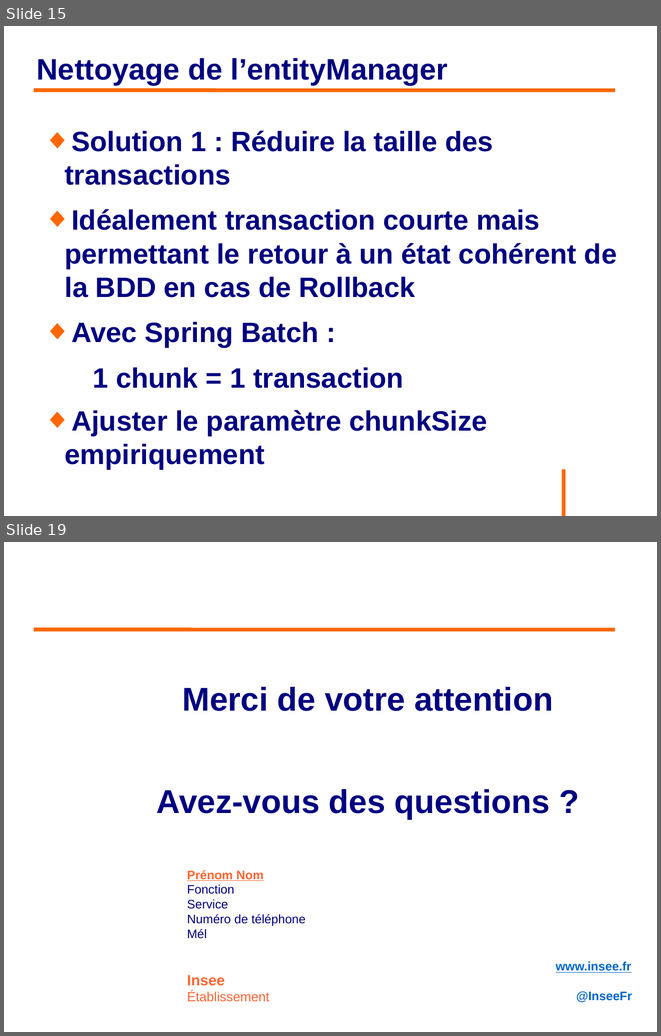
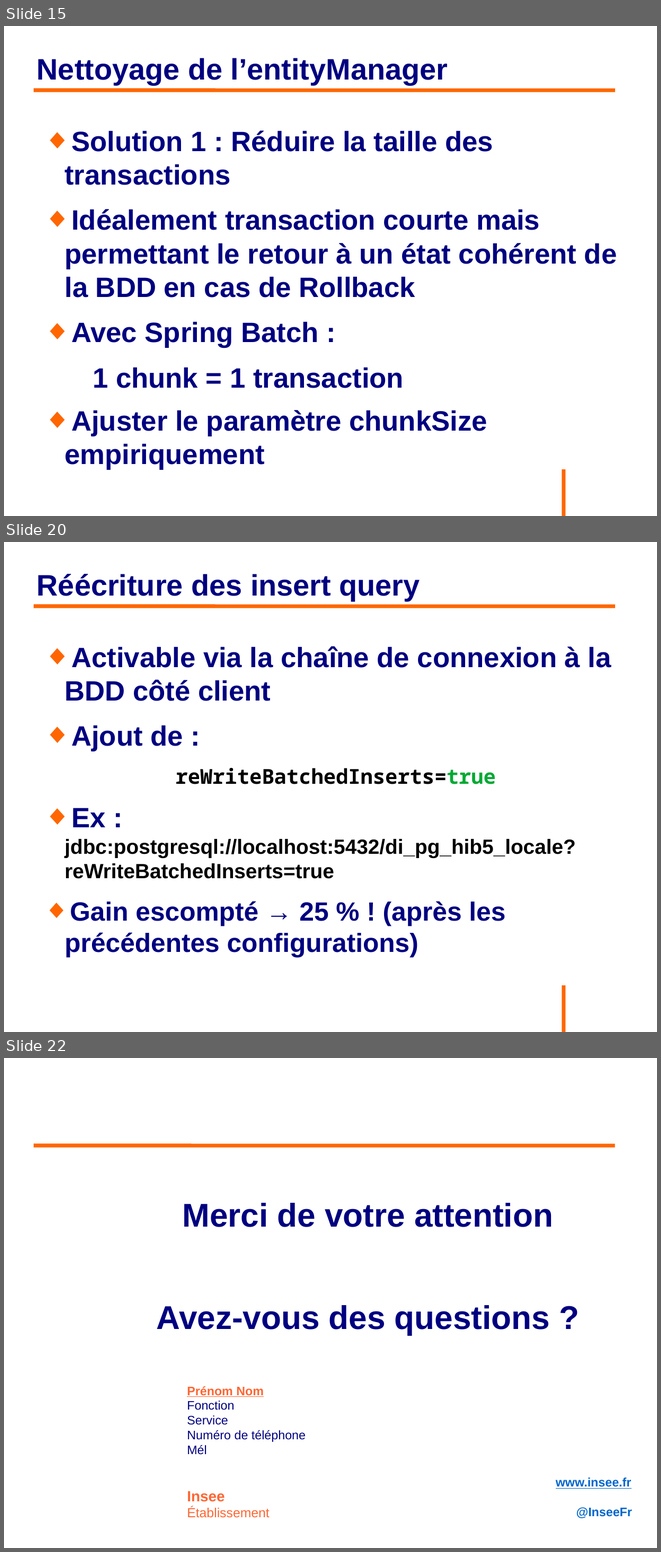
Before and after one commit to philphils/formation-hibernate-avancee, a slide deck: Documentation/diapo_formation_hibernate_avancee.odp. Shown one above the other, each under a label of ours: slides 15 and 19 before the commit, slides 15, 20 and 22 after it; the slides between them are not shown. The pictures are 661x1036 and 661x1552 pixels, drawn with LibreOffice and Linux fonts; fonts in the diff are those of the drawing; background and template pictures are left out. Boxes give left, top, right and bottom in pixels: in the first picture for what was removed or moved away, otherwise in the second. Text is boxed around its words. In the diff, an @@ line names an element or a change of style, - is before the commit and + after.

```diff
--- a/Documentation/diapo_formation_hibernate_avancee.odp
+++ b/Documentation/diapo_formation_hibernate_avancee.odp
@@ slide 20 added at box(4, 542, 657, 1032), background #FFFFFF; not listed: 1 template element that a slide beside it also shows @@
@@ title added at box(37, 574, 420, 601), 36 pt, text #000080, bold @@
+Réécriture des insert query
@@ line added from (34, 606) to (616, 606), #FF6600 4.54 pt @@
@@ text added at box(64, 646, 611, 957), 25 pt, text #000080, bold @@
+◆ Activable via la chaîne de connexion à la BDD côté client
+◆ Ajout de :
+reWriteBatchedInserts=true
+◆ Ex : jdbc:postgresql://localhost:5432/di_pg_hib5_locale?reWriteBatchedInserts=true
+◆ Gain escompté → 25 % ! (après les précédentes configurations)
@@ what was slide 19 is now slide 22 @@
```
Also in this commit, not shown: 9 slides changed, 2 other slides added.
